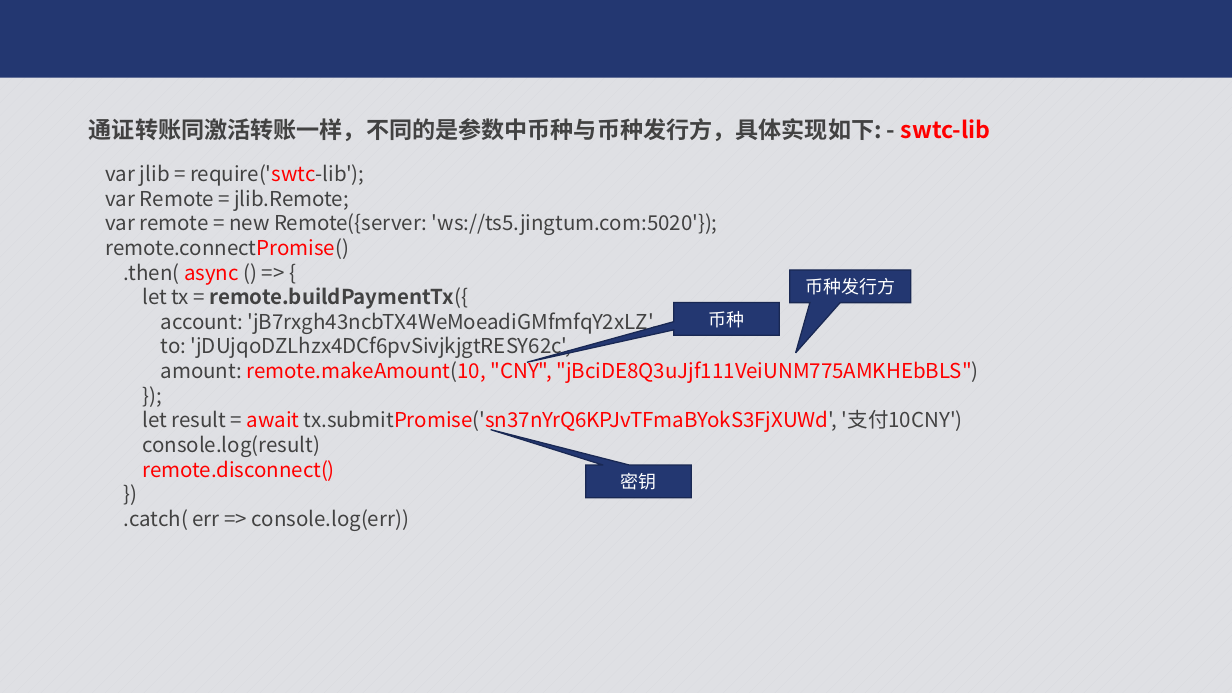
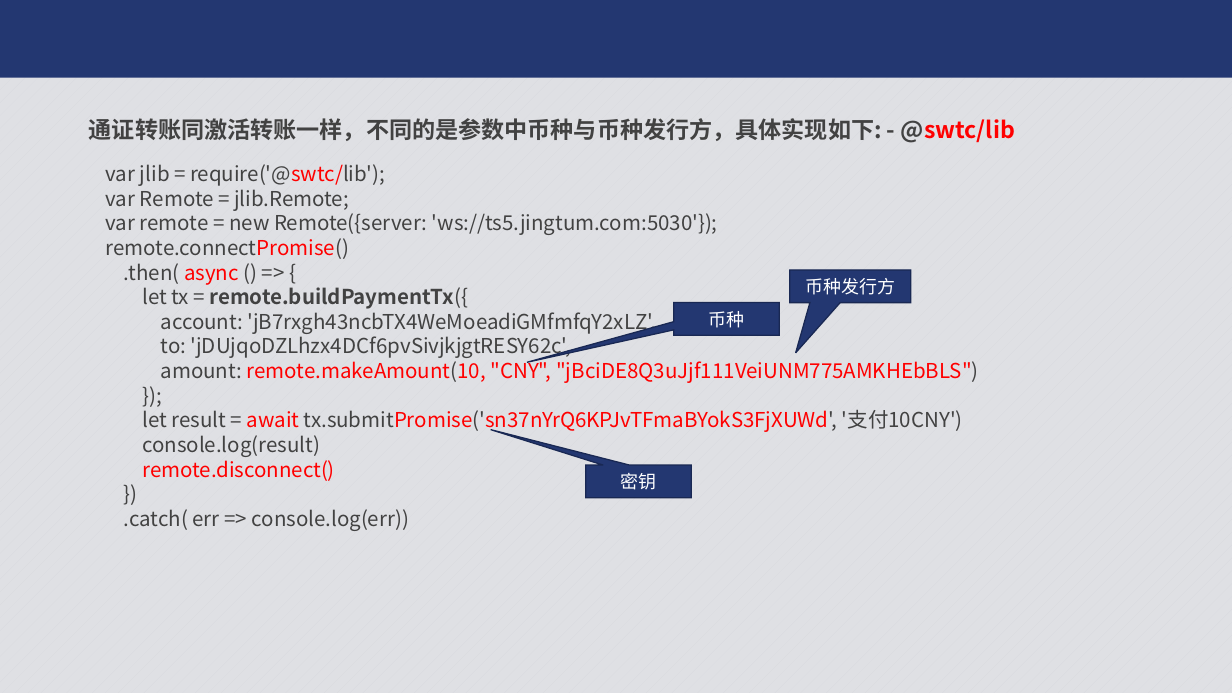
Before and after one commit to JCCDex/jingtum_doc, a slide deck: slide 20 of pfp14-swtclib.pptx. Drawn at 1232x693 pixels with LibreOffice and Linux fonts; fonts in the diff are those of the drawing; background and template pictures are left out. Boxes give left, top, right and bottom in pixels: in the first picture for what was removed or moved away, otherwise in the second. Text is boxed around its words. In the diff, an @@ line names an element or a change of style, - is before the commit and + after.

```diff
--- a/pfp14-swtclib.pptx
+++ b/pfp14-swtclib.pptx
@@ text at [89, 118, 1015, 143]: text changed @@
-通证转账同激活转账一样，不同的是参数中币种与币种发行方，具体实现如下: - swtc-lib
+通证转账同激活转账一样，不同的是参数中币种与币种发行方，具体实现如下: - @swtc/lib
@@ text at [106, 164, 385, 186]: text changed @@
-var jlib = require('swtc-lib');
+var jlib = require('@swtc/lib');
@@ text at [106, 210, 718, 235]: text changed @@
-var remote = new Remote({server: 'ws://ts5.jingtum.com:5020'});
+var remote = new Remote({server: 'ws://ts5.jingtum.com:5030'});
```
Also in this commit, not shown: 15 other slides changed.
